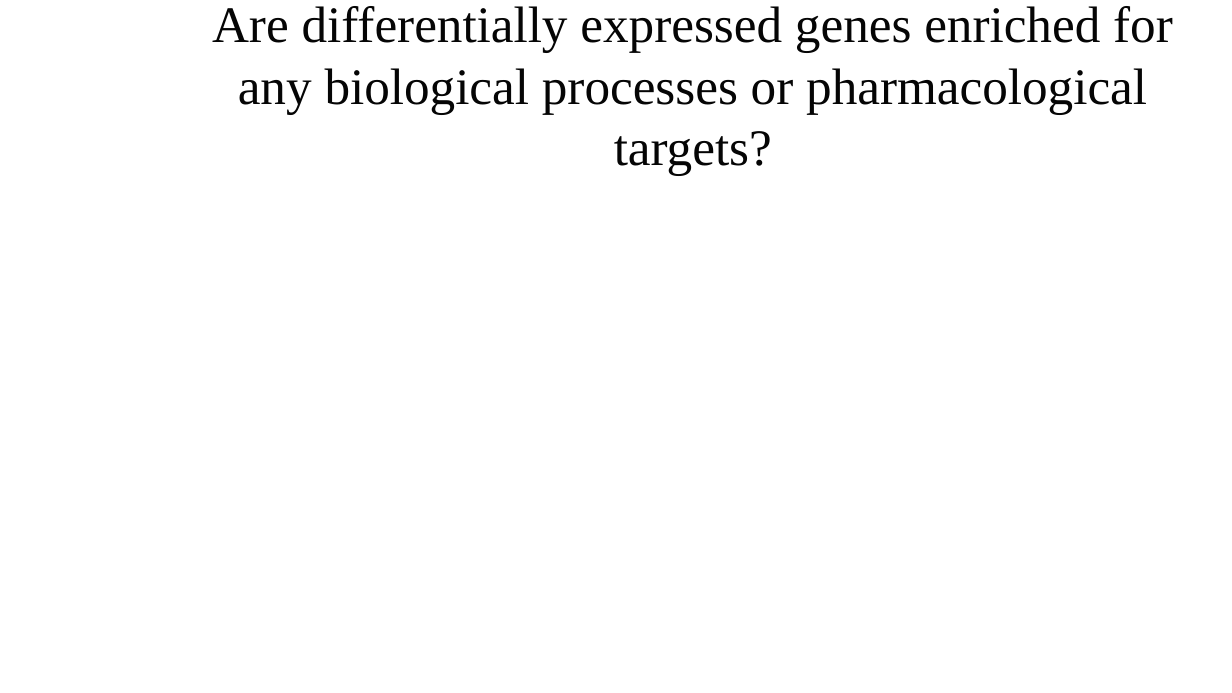
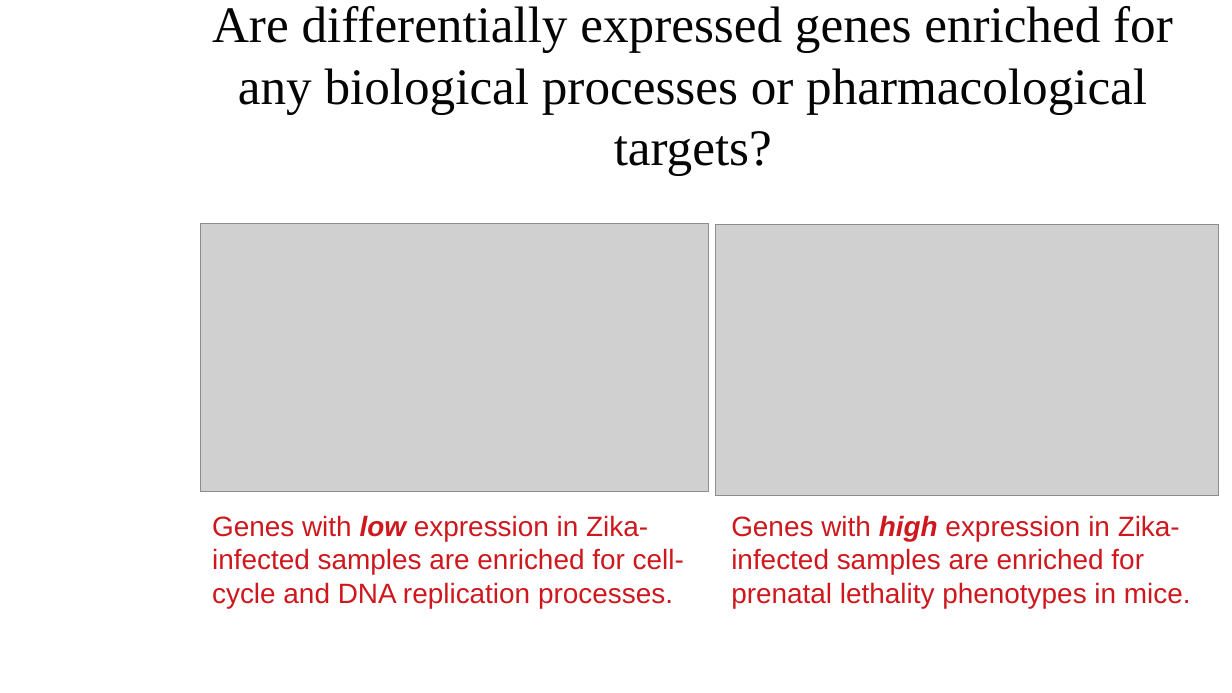
Before and after one commit to dataforager/DSA2019-bioinf_tutorial, a slide deck: slide 13 of FunBioinf-Tutorial-DSA2019-v1.pptx. Drawn at 1232x693 pixels with LibreOffice and Linux fonts; fonts in the diff are those of the drawing; grey boxes stand for pictures; background and template pictures are left out. Boxes give left, top, right and bottom in pixels: in the first picture for what was removed or moved away, otherwise in the second. Text is boxed around its words. In the diff, an @@ line names an element or a change of style, - is before the commit and + after.

```diff
--- a/FunBioinf-Tutorial-DSA2019-v1.pptx
+++ b/FunBioinf-Tutorial-DSA2019-v1.pptx
@@ picture added at (x1=200, y1=224, x2=709, y2=492) @@
@@ picture added at (x1=715, y1=225, x2=1219, y2=495) @@
@@ text added at (x1=212, y1=515, x2=684, y2=608), 18 pt, text #CE181E @@
+Genes with low expression in Zika-infected samples are enriched for cell-cycle and DNA replication processes.
@@ text added at (x1=731, y1=515, x2=1191, y2=608), 18 pt, text #CE181E @@
+Genes with high expression in Zika-infected samples are enriched for prenatal lethality phenotypes in mice.
```
Also in this commit, not shown: 9 other slides changed, 1 other file.
